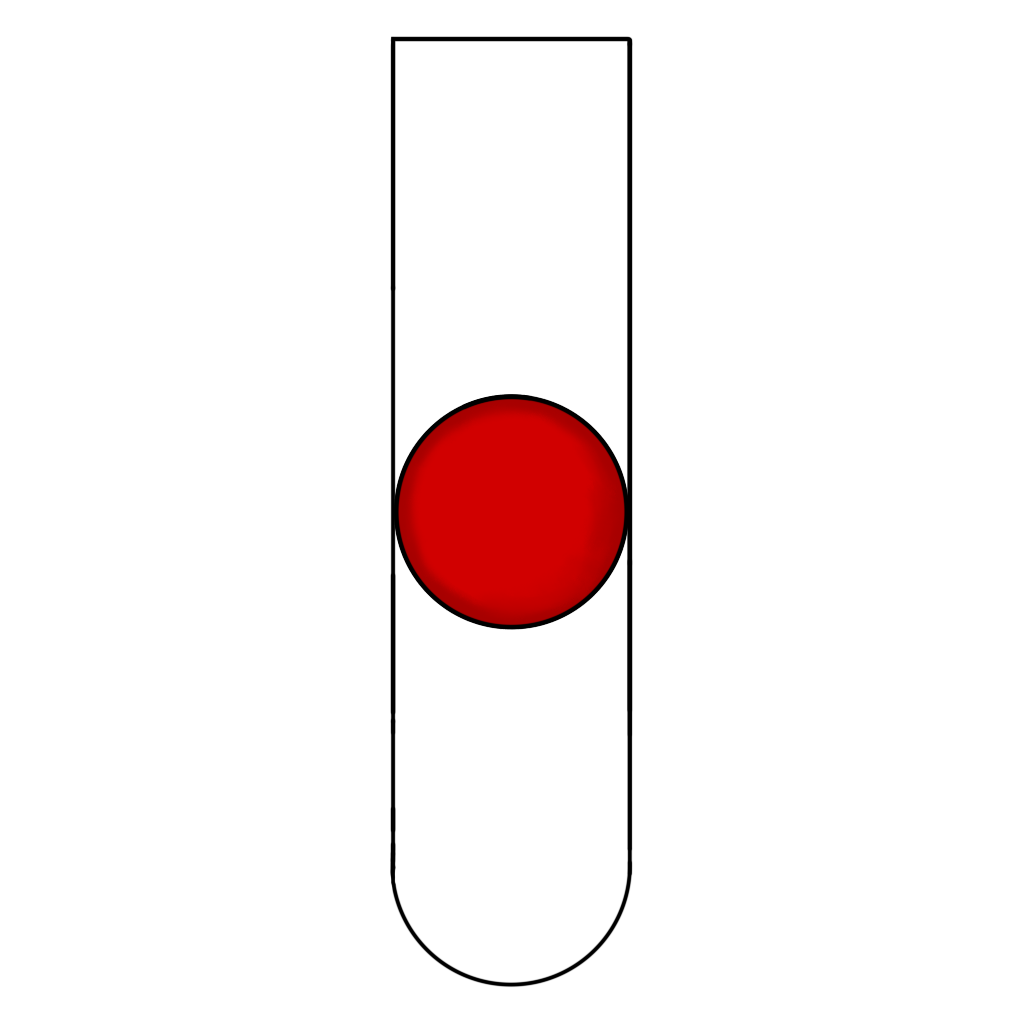
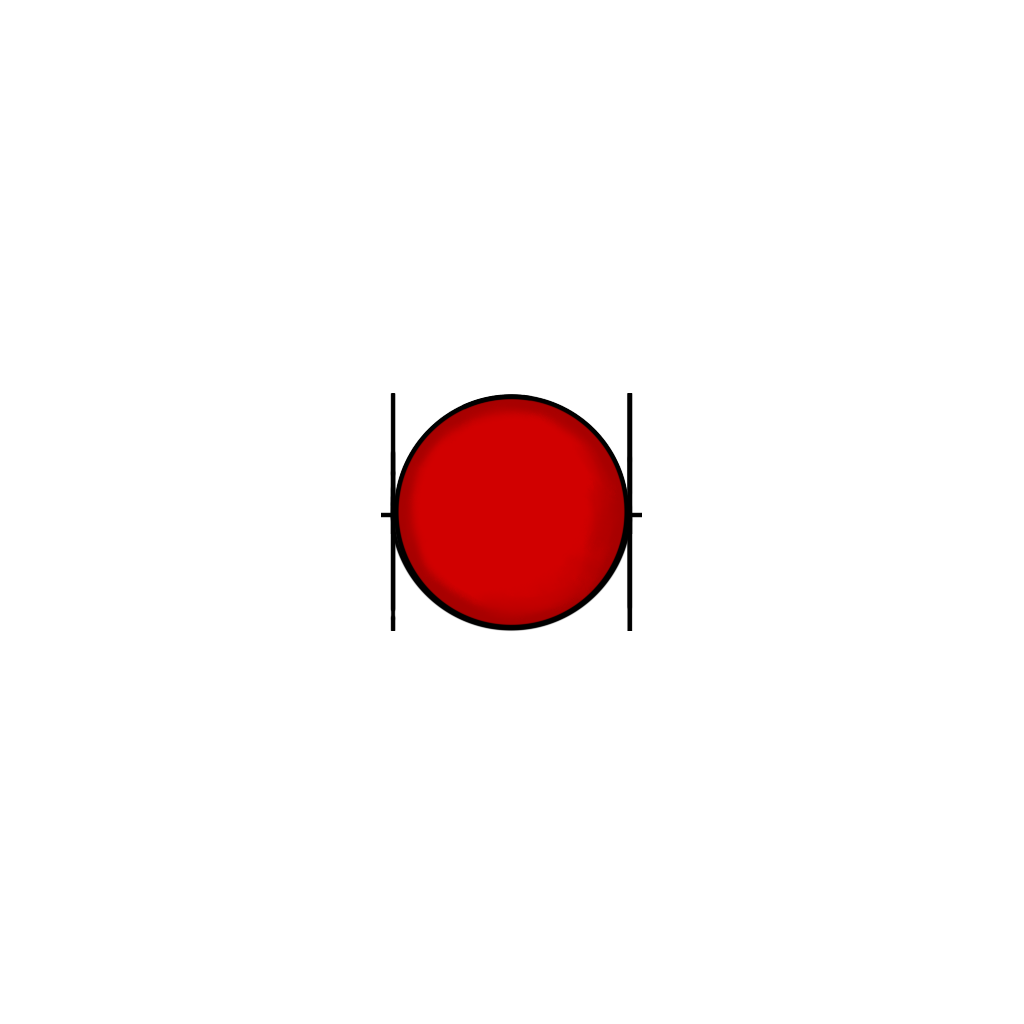
Two versions of the same layered image (w=1024, h=1024). Layer-by-layer changes:
removed layer "Tube" over [left=390, top=36, right=633, bottom=988]
added layer "Tube Bottom" above "Tube Center" over [left=390, top=394, right=633, bottom=632]
added layer "Tube Center" above "Tube Top" over [left=390, top=394, right=633, bottom=631]
added layer "Tube Top" over [left=381, top=512, right=642, bottom=534]
